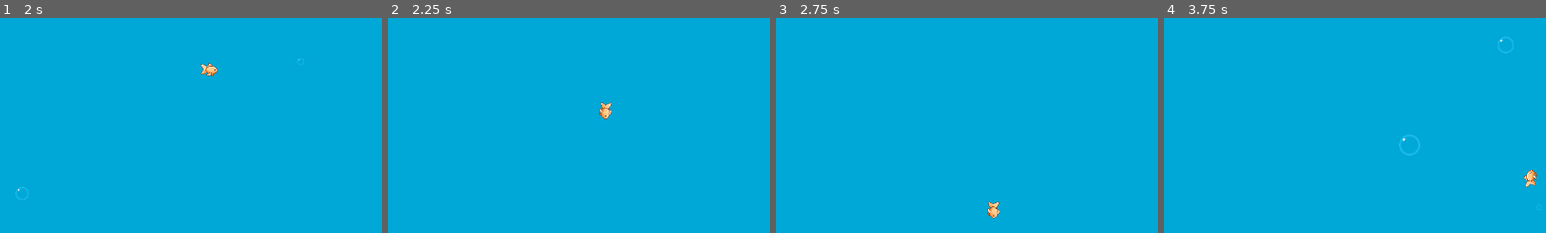
Above: before the commit, frames 1-4 (left to right).
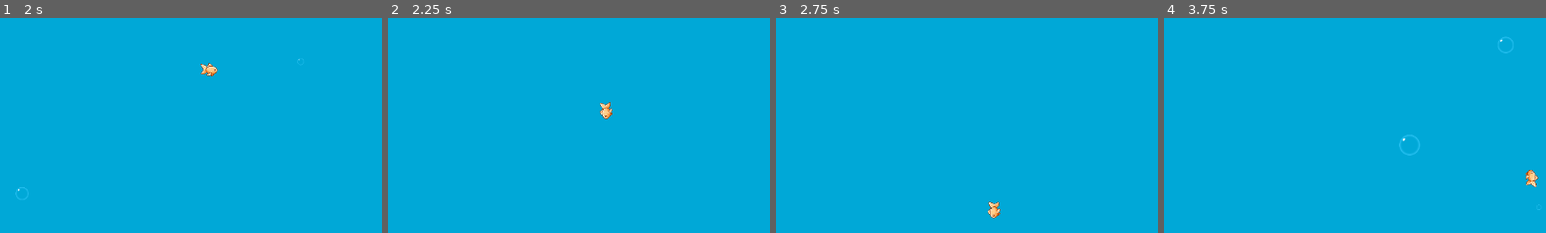
Above: after the commit, the same moments.

Repository: Game-Dev-and-Chill/Fish_Game
Game: Godot game, scene res://scenes/Main.tscn
The game is run twice, just before and just after one commit, with the same random seed, the same clock (stepped at 60 frames per second) and the same inputs.
Inputs:
- Up to frame 1 (2 s): click "Start" at 0.5 s; tap Enter at 1.25 s; hold D (right) from 1.28 s (still down)
- Up to frame 2 (2.25 s): release D (right) at 2.03 s; hold S (down) from 2.03 s (still down)
- Up to frame 3 (2.75 s): keep holding S (down)
- Up to frame 4 (3.75 s): tap Space at 2.75 s; release S (down) at 2.78 s; hold D (right) 2.78-3.53 s; hold W (up) from 3.53 s (still down)
The pictures show only the part of the screen within x 26-76%, y 23-73%; the shares and areas given below are measured in that part.

Frame 1 is identical in both runs. In frame 2, 0.2% of the frame differs, in the area x 55-59%, y 39-48%; in frame 3, 0.2%; in frame 4, 0.2%, in the area x 94-98%, y 70-79%.

Commit message:
smoother rotation, flippage

Diff:
--- a/scripts/Body.gd
+++ b/scripts/Body.gd
@@ -29,6 +29,7 @@
 
 var has_powerup: bool = false
 var powerup_timer: Timer = Timer.new()
+var direction : Vector2 = Vector2.ZERO
 
 
 func _ready():
@@ -42,9 +43,15 @@
 
 
 func _physics_process(_delta):
-	var direction = Input.get_vector("left", "right", "up", "down")
+	direction = Input.get_vector("left", "right", "up", "down")
 
-	rotation = direction.angle()
+	if direction.length() > 0:
+		rotation = lerp_angle(rotation, direction.angle(), 0.3)
+		if direction.x <= 0:
+			sprite.flip_v = true
+		else:
+			sprite.flip_v = false
+
 
 	if direction.length_squared() > 0:
 		direction = direction.normalized()
